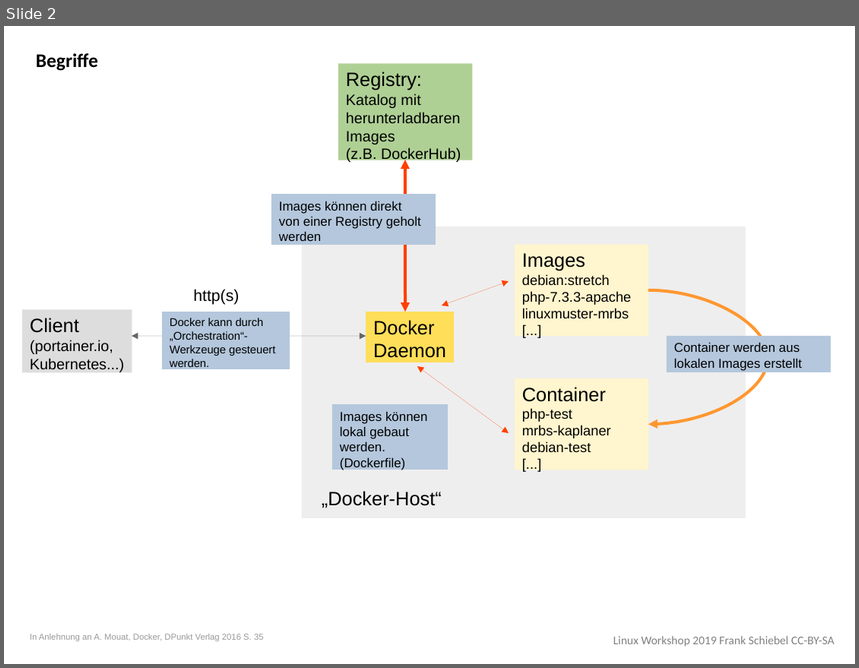
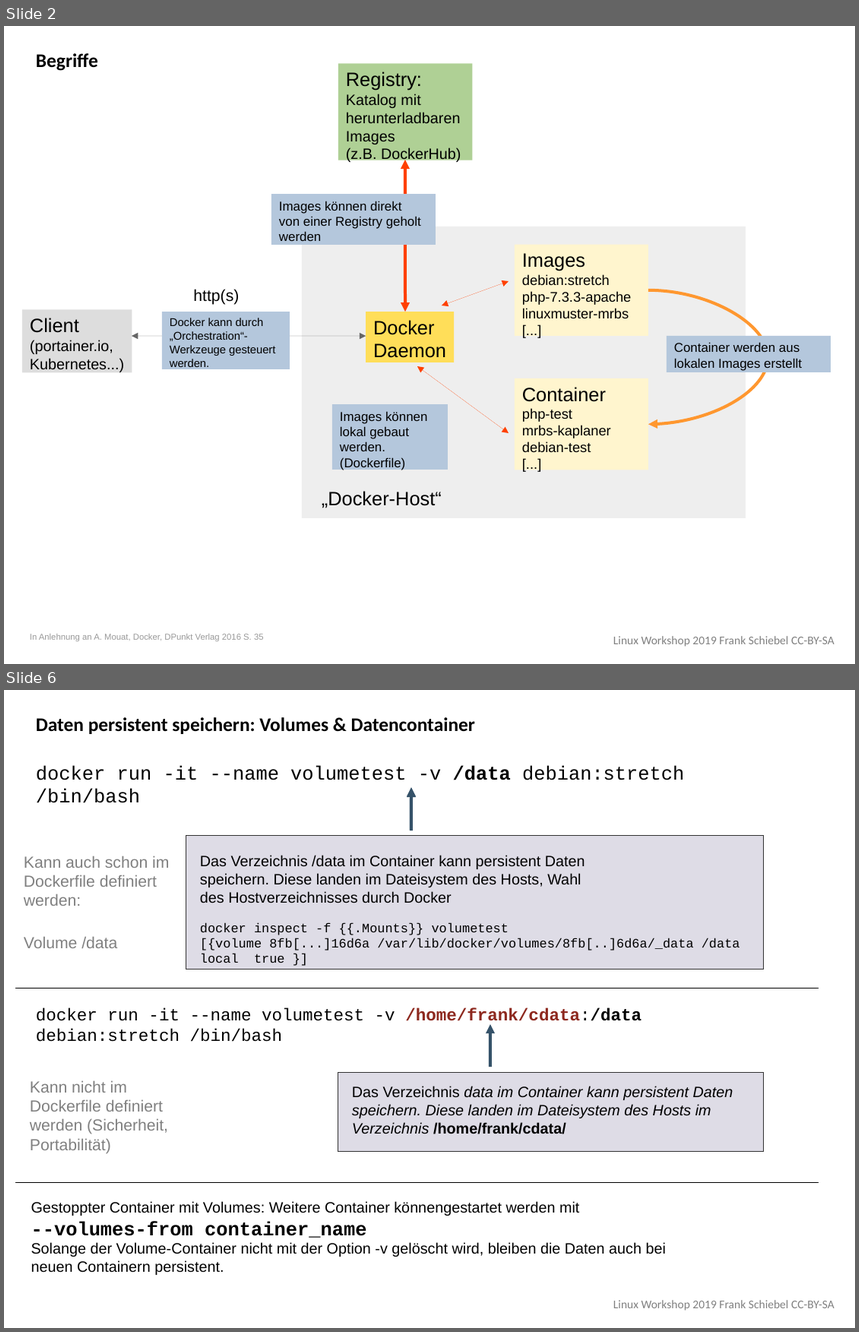
Before and after one commit to ironiemix/lfb-linuxworkshop2019, a slide deck: docker/linux_workshop_docker.odp. Shown one above the other, each under a label of ours: slide 2 before the commit, slides 2 and 6 after it; the slides between them are not shown. The pictures are 859x668 and 859x1332 pixels, drawn with LibreOffice and Linux fonts; fonts in the diff are those of the drawing. Boxes give left, top, right and bottom in pixels: in the first picture for what was removed or moved away, otherwise in the second. Text is boxed around its words. In the diff, an @@ line names an element or a change of style, - is before the commit and + after.

Commit message:
Volumes

```diff
--- a/docker/linux_workshop_docker.odp
+++ b/docker/linux_workshop_docker.odp
@@ slide 6 added at [4, 690, 855, 1328], background #FFFFFF; not listed: 1 template element that a slide beside it also shows @@
@@ text added at [36, 717, 475, 734], 18 pt, text #000000, bold @@
+Daten persistent speichern: Volumes & Datencontainer
@@ text added at [36, 765, 684, 803], 18 pt, text #000000 @@
+docker run -it --name volumetest -v /data debian:stretch /bin/bash
@@ arrow added from (412, 830) to (412, 787), #355269 2.83 pt @@
@@ arrow added from (412, 831) to (412, 788), #355269 2.83 pt @@
@@ rectangle added at [186, 836, 764, 970], fill #DEDCE6, outline #333333 0 pt @@
@@ text added at [24, 856, 169, 948], 15 pt, text #808080 @@
+Kann auch schon im Dockerfile definiert werden:
+Volume /data
@@ text added at [200, 855, 585, 904], 14 pt, text #000000 @@
+Das Verzeichnis /data im Container kann persistent Daten speichern. Diese landen im Dateisystem des Hosts, Wahl des Hostverzeichnisses durch Docker
@@ text added at [200, 923, 740, 963], 12 pt, text #000000 @@
+docker inspect -f {{.Mounts}} volumetest
+[{volume 8fb[...]16d6a /var/lib/docker/volumes/8fb[..]6d6a/_data /data local true }]
@@ line added from (16, 988) to (819, 988), #000000 0 pt @@
@@ text added at [36, 1008, 642, 1042], 16 pt, text #000000 @@
+docker run -it --name volumetest -v /home/frank/cdata:/data debian:stretch /bin/bash
@@ arrow added from (490, 1067) to (490, 1024), #355269 2.83 pt @@
@@ rectangle added at [338, 1073, 764, 1152], fill #DEDCE6, outline #333333 0 pt @@
@@ text added at [30, 1081, 168, 1154], 15 pt, text #808080 @@
+Kann nicht im Dockerfile definiert werden (Sicherheit, Portabilität)
@@ text added at [352, 1086, 734, 1135], 14 pt, text #000000, italic @@
+Das Verzeichnis data im Container kann persistent Daten speichern. Diese landen im Dateisystem des Hosts im Verzeichnis /home/frank/cdata/
@@ line added from (16, 1182) to (819, 1182), #000000 0 pt @@
@@ text added at [31, 1201, 666, 1275], 14 pt, text #000000 @@
+Gestoppter Container mit Volumes: Weitere Container könnengestartet werden mit
+--volumes-from container_name
+Solange der Volume-Container nicht mit der Option -v gelöscht wird, bleiben die Daten auch bei
+neuen Containern persistent.
```
Also in this commit, not shown: 3 slides changed, 1 other file.
